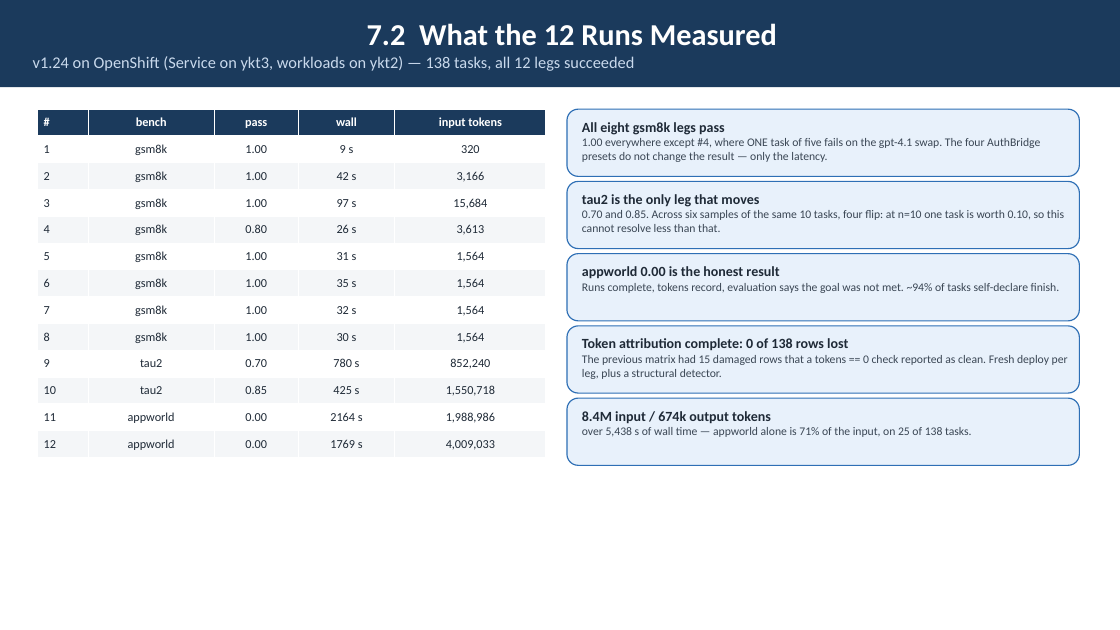
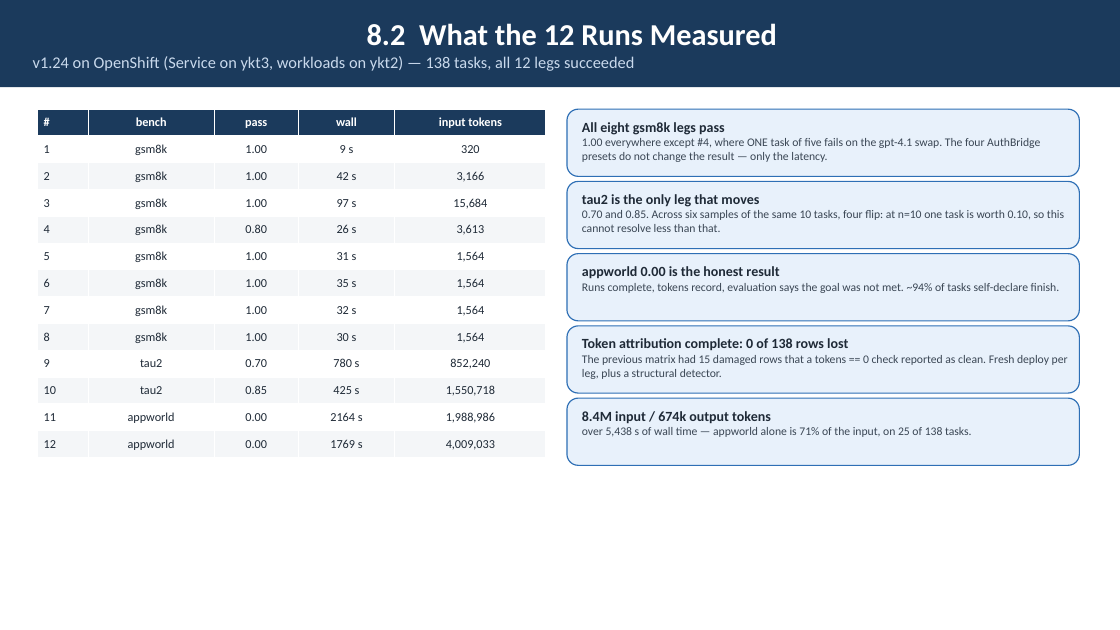
Before and after one commit to webchang/benchmarking, a slide deck: slide 13 of docs/BenchmarkingService.pptx (slide 12 before the commit). Drawn at 1120x630 pixels with LibreOffice and Linux fonts; fonts in the diff are those of the drawing. Boxes give left, top, right and bottom in pixels: in the first picture for what was removed or moved away, otherwise in the second. Text is boxed around its words. In the diff, an @@ line names an element or a change of style, - is before the commit and + after.

```diff
--- a/docs/BenchmarkingService.pptx
+++ b/docs/BenchmarkingService.pptx
@@ text in rectangle at bbox=[367, 23, 777, 46]: text changed @@
-7.2 What the 12 Runs Measured
+8.2 What the 12 Runs Measured
```
Also in this commit, not shown: 12 other slides changed, 1 slide added, 2 other files.
